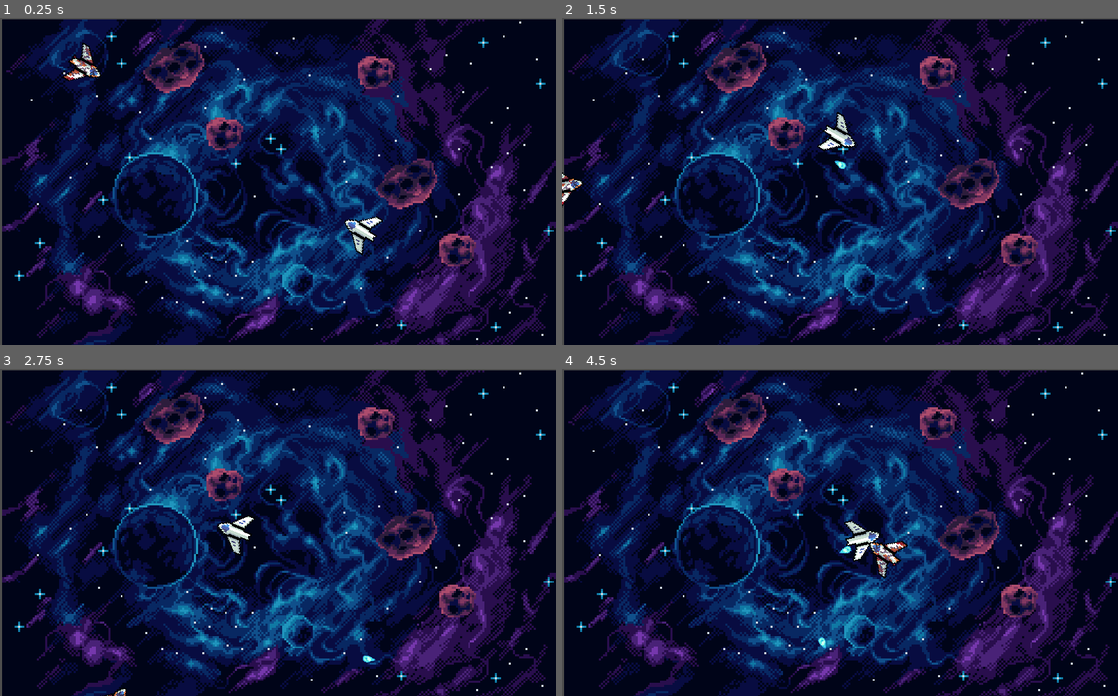
Above: before the commit, frames 1-4 (two rows, left to right).
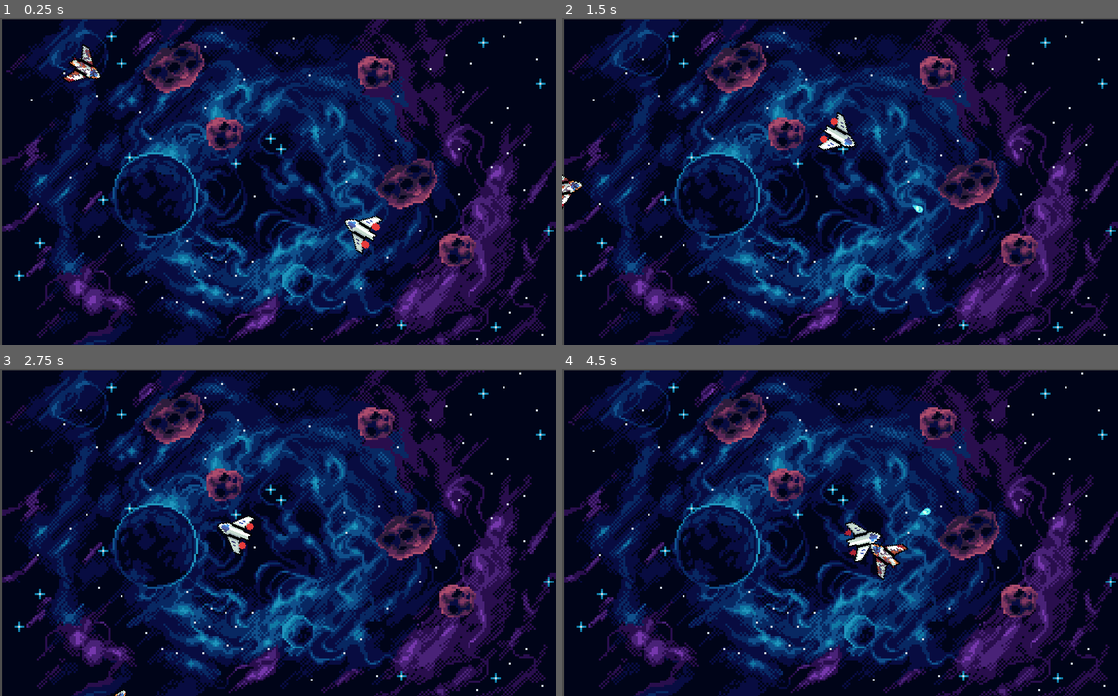
Above: after the commit, the same moments.

Repository: RoDev307/GodotTestGame
Game: Godot game, scene res://Escenas/nivel.tscn
Two runs of this game, one before a commit and one after it. Both use one fixed random seed, a clock stepped at 60 frames per second and the inputs below.
Inputs (mouse positions are in pixels of both pictures, inside the frame that each line leads up to):
- Up to frame 1 (0.25 s): no input
- Up to frame 2 (1.5 s): move the mouse to (812, 246) at 0.52 s; hold W (Up) from 0.53 s (still down); click (812, 246) at 0.6 s; move the mouse to (1006, 230) at 1.27 s; click (1006, 230) at 1.35 s
- Up to frame 3 (2.75 s): move the mouse to (111, 483) at 2.02 s; release W (Up) at 2.03 s; hold A (Left) from 2.03 s (still down); click (111, 483) at 2.1 s
- Up to frame 4 (4.5 s): move the mouse to (867, 532) at 2.77 s; click (867, 532) at 2.85 s; move the mouse to (756, 450) at 3.52 s; release A (Left) at 3.53 s; hold S (Down) 3.53-4.28 s; click (756, 450) at 3.6 s; move the mouse to (962, 516) at 4.27 s; hold D (Right) from 4.28 s (still down); click (962, 516) at 4.35 s

The runs differ from the first frame. In frame 1, 0.5% of the frame differs, in the area x 11-69%, y 7-73%; in frame 2, 0.3%; in frame 3, 0.1%; in frame 4, 0.7%, in the area x 46-67%, y 42-86%.

Commit message:
Added_animations

Diff:
--- /dev/null
+++ b/nuevo-proyecto-de-juego/Escenas/bullet.gd
@@ -0,0 +1,8 @@
+class_name bullet
+extends RigidBody2D
+
+
+func _on_body_entered(body):
+	if body.is_in_group("enemy"):
+		print("enemy hit")
+		queue_free()
--- a/nuevo-proyecto-de-juego/Escenas/bullet.tscn
+++ b/nuevo-proyecto-de-juego/Escenas/bullet.tscn
@@ -1,21 +1,22 @@
 [gd_scene load_steps=4 format=3 uid="uid://775hs7cyo47h"]
 
-[ext_resource type="Script" path="res://bullet.gd" id="1_lgw4e"]
+[ext_resource type="Script" path="res://Escenas/bullet.gd" id="1_ay2sy"]
 [ext_resource type="Texture2D" uid="uid://c8ifpcoqdl5ey" path="res://Assets/Bullet.png" id="2_iiej0"]
 
 [sub_resource type="CircleShape2D" id="CircleShape2D_cvt86"]
 radius = 4.0
 
 [node name="Bullet" type="RigidBody2D"]
-script = ExtResource("1_lgw4e")
+gravity_scale = 0.0
+contact_monitor = true
+max_contacts_reported = 1
+script = ExtResource("1_ay2sy")
 
 [node name="Bullet" type="Sprite2D" parent="."]
+rotation = 1.5708
 texture = ExtResource("2_iiej0")
 
 [node name="CollisionShape2D" type="CollisionShape2D" parent="."]
 shape = SubResource("CircleShape2D_cvt86")
-disabled = true
 
-[node name="Timer" type="Timer" parent="."]
-
-[connection signal="timeout" from="Timer" to="." method="_on_timer_timeout"]
+[connection signal="body_entered" from="." to="." method="_on_body_entered"]
--- a/nuevo-proyecto-de-juego/Escenas/enemy.tscn
+++ b/nuevo-proyecto-de-juego/Escenas/enemy.tscn
@@ -6,7 +6,7 @@
 [sub_resource type="CircleShape2D" id="CircleShape2D_ct8cs"]
 radius = 12.0
 
-[node name="Enemy" type="CharacterBody2D"]
+[node name="Enemy" type="CharacterBody2D" groups=["enemy"]]
 position = Vector2(410, 248)
 scale = Vector2(2, 2)
 script = ExtResource("1_qkc1j")
--- a/nuevo-proyecto-de-juego/Escenas/navesita.gd
+++ b/nuevo-proyecto-de-juego/Escenas/navesita.gd
@@ -3,25 +3,64 @@
 
 @export var speed = 300
 @export var dash_accel = 100
-@export var bulletSpeed = 500
-const ESCENABALA = preload("res://Escenas/bullet.tscn")
+@export var bullet_speed = 1000
+@export var fire_rate = 0.2
+
+
+@onready var PropulsorAnim = $AnimationPlayer
+@onready var AnimTree : AnimationTree = $AnimationTree
+#@onready var Shield_anim = $Shield
+var ESCENABALA = preload("res://Escenas/bullet.tscn")
+
+func _ready() -> void:
+	AnimTree.active = true
+
+func bulletShot():
+	var instanciabullet = ESCENABALA.instantiate()
+	instanciabullet.position = $bulletpoint.get_global_position()
+	instanciabullet.rotation_degrees = rotation_degrees
+	instanciabullet.apply_impulse(Vector2(bullet_speed,0).rotated(rotation))
+	get_tree().get_root().add_child(instanciabullet)
+
+
+func MouseFollow():
+	look_at(get_global_mouse_position())
+	pass
+
 
 func _process(delta: float) -> void:
-	look_at(get_global_mouse_position())
-	rotation_degrees += 90
+	MouseFollow()
+	updateAnimParameters()
+	if Input.is_action_just_pressed("Click"):
+		bulletShot()
+
 	pass
 
+
 func _physics_process(delta: float):
+	movement()
+	pass
+
+
+func movement():
 	var directionX = Input.get_axis("Left","Right")
 	velocity.x = speed * directionX
 	var directionY = Input.get_axis("Up", "Down")
 	velocity.y = speed * directionY
 	move_and_slide()
-	if Input.is_action_just_pressed("Click"):
-		bulletShot()
+
 	pass
 
-func bulletShot():
-	var instanciabullet = ESCENABALA.instantiate()
-	instanciabullet.position = $Sprite2D.position
-	add_child(instanciabullet)
+func updateAnimParameters():
+	if (velocity == Vector2.ZERO):
+		AnimTree["parameters/conditions/idle"] = true
+		AnimTree["parameters/conditions/is_moving"] = false
+	else:
+		PropulsorVisible()
+		AnimTree["parameters/conditions/idle"] = false
+		AnimTree["parameters/conditions/is_moving"] = true
+
+	pass
+
+func PropulsorVisible():
+	$Propulsor.visible = !$Propulsor.visible
--- a/nuevo-proyecto-de-juego/Escenas/navesita.tscn
+++ b/nuevo-proyecto-de-juego/Escenas/navesita.tscn
@@ -1,18 +1,153 @@
-[gd_scene load_steps=4 format=3 uid="uid://cy8cfcpyyjdcf"]
+[gd_scene load_steps=18 format=3 uid="uid://cy8cfcpyyjdcf"]
 
 [ext_resource type="Texture2D" uid="uid://b6wggk8ubd3w7" path="res://Assets/Main Ship/Main Ship - Bases/PNGs/Main Ship - Base - Full health.png" id="1_fkp7u"]
 [ext_resource type="Script" path="res://Escenas/navesita.gd" id="1_g3thx"]
+[ext_resource type="Texture2D" uid="uid://bgf2qit2ow020" path="res://Assets/Main Ship/Main Ship - Engine Effects/PNGs/Main Ship - Engines - Base Engine - Idle.png" id="3_sl1ye"]
+[ext_resource type="Texture2D" uid="uid://c50fdc8ixs8ej" path="res://Assets/Main Ship/Main Ship - Engine Effects/PNGs/Main Ship - Engines - Base Engine - Powering.png" id="4_qiaqp"]
 
 [sub_resource type="CapsuleShape2D" id="CapsuleShape2D_8nhsd"]
 radius = 4.0
 height = 18.0
 
-[node name="Navesita" type="CharacterBody2D"]
+[sub_resource type="Animation" id="Animation_q3spu"]
+resource_name = "Idle"
+length = 0.3
+loop_mode = 1
+tracks/0/type = "value"
+tracks/0/imported = false
+tracks/0/enabled = true
+tracks/0/path = NodePath("Propulsor:frame")
+tracks/0/interp = 1
+tracks/0/loop_wrap = true
+tracks/0/keys = {
+"times": PackedFloat32Array(0, 0.1, 0.2),
+"transitions": PackedFloat32Array(1, 1, 1),
+"update": 1,
+"values": [0, 1, 2]
+}
+
+[sub_resource type="Animation" id="Animation_hgrps"]
+resource_name = "Moving"
+length = 0.4
+loop_mode = 1
+tracks/0/type = "value"
+tracks/0/imported = false
+tracks/0/enabled = true
+tracks/0/path = NodePath("PropulsorMoving:frame")
+tracks/0/interp = 1
+tracks/0/loop_wrap = true
+tracks/0/keys = {
+"times": PackedFloat32Array(0, 0.1, 0.2, 0.3),
+"transitions": PackedFloat32Array(1, 1, 1, 1),
+"update": 1,
+"values": [1, 0, 2, 3]
+}
+
+[sub_resource type="Animation" id="Animation_4ufpn"]
+length = 0.001
+tracks/0/type = "value"
+tracks/0/imported = false
+tracks/0/enabled = true
+tracks/0/path = NodePath("Propulsor:frame")
+tracks/0/interp = 1
+tracks/0/loop_wrap = true
+tracks/0/keys = {
+"times": PackedFloat32Array(0),
+"transitions": PackedFloat32Array(1),
+"update": 1,
+"values": [0]
+}
+tracks/1/type = "value"
+tracks/1/imported = false
+tracks/1/enabled = true
+tracks/1/path = NodePath("PropulsorMoving:frame")
+tracks/1/interp = 1
+tracks/1/loop_wrap = true
+tracks/1/keys = {
+"times": PackedFloat32Array(0),
+"transitions": PackedFloat32Array(1),
+"update": 1,
+"values": [0]
+}
+
+[sub_resource type="AnimationLibrary" id="AnimationLibrary_bo7qy"]
+_data = {
+"Idle": SubResource("Animation_q3spu"),
+"Moving": SubResource("Animation_hgrps"),
+"RESET": SubResource("Animation_4ufpn")
+}
+
+[sub_resource type="AnimationNodeAnimation" id="AnimationNodeAnimation_0eph0"]
+animation = &"Idle"
+
+[sub_resource type="AnimationNodeBlendSpace2D" id="AnimationNodeBlendSpace2D_6br6v"]
+blend_point_0/node = SubResource("AnimationNodeAnimation_0eph0")
+blend_point_0/pos = Vector2(0, 0)
+blend_mode = 1
+
+[sub_resource type="AnimationNodeAnimation" id="AnimationNodeAnimation_dtktj"]
+animation = &"Moving"
+
+[sub_resource type="AnimationNodeBlendSpace2D" id="AnimationNodeBlendSpace2D_pkp6o"]
+blend_point_0/node = SubResource("AnimationNodeAnimation_dtktj")
+blend_point_0/pos = Vector2(0, 0)
+blend_mode = 1
+
+[sub_resource type="AnimationNodeStateMachineTransition" id="AnimationNodeStateMachineTransition_fudu8"]
+advance_mode = 2
+
+[sub_resource type="AnimationNodeStateMachineTransition" id="AnimationNodeStateMachineTransition_dk5f7"]
+advance_mode = 2
+advance_condition = &"is_moving"
+
+[sub_resource type="AnimationNodeStateMachineTransition" id="AnimationNodeStateMachineTransition_wi4bn"]
+advance_mode = 2
+advance_condition = &"idle"
+
+[sub_resource type="AnimationNodeStateMachine" id="AnimationNodeStateMachine_qvt5m"]
+states/Idle/node = SubResource("AnimationNodeBlendSpace2D_6br6v")
+states/Idle/position = Vector2(336, 89)
+states/Moving/node = SubResource("AnimationNodeBlendSpace2D_pkp6o")
+states/Moving/position = Vector2(548, 89)
+states/Start/position = Vector2(169, 89)
+transitions = ["Start", "Idle", SubResource("AnimationNodeStateMachineTransition_fudu8"), "Idle", "Moving", SubResource("AnimationNodeStateMachineTransition_dk5f7"), "Moving", "Idle", SubResource("AnimationNodeStateMachineTransition_wi4bn")]
+graph_offset = Vector2(0, -45)
+
+[node name="Navesita" type="CharacterBody2D" groups=["player"]]
 scale = Vector2(2, 2)
+motion_mode = 1
 script = ExtResource("1_g3thx")
 
 [node name="Sprite2D" type="Sprite2D" parent="."]
+rotation = 1.5708
 texture = ExtResource("1_fkp7u")
 
 [node name="CollisionShape2D" type="CollisionShape2D" parent="."]
+rotation = 1.5708
 shape = SubResource("CapsuleShape2D_8nhsd")
+
+[node name="bulletpoint" type="Marker2D" parent="."]
+position = Vector2(16, 0)
+
+[node name="Propulsor" type="Sprite2D" parent="."]
+rotation = 1.5708
+texture = ExtResource("3_sl1ye")
+hframes = 3
+
+[node name="AnimationPlayer" type="AnimationPlayer" parent="."]
+libraries = {
+"": SubResource("AnimationLibrary_bo7qy")
+}
+
+[node name="PropulsorMoving" type="Sprite2D" parent="."]
+rotation = 1.5708
+texture = ExtResource("4_qiaqp")
+hframes = 4
+
+[node name="AnimationTree" type="AnimationTree" parent="."]
+tree_root = SubResource("AnimationNodeStateMachine_qvt5m")
+anim_player = NodePath("../AnimationPlayer")
+parameters/conditions/idle = false
+parameters/conditions/is_moving = false
+parameters/Idle/blend_position = Vector2(0, 0)
+parameters/Moving/blend_position = Vector2(-0.335013, -0.553192)
--- a/nuevo-proyecto-de-juego/Escenas/nivel.tscn
+++ b/nuevo-proyecto-de-juego/Escenas/nivel.tscn
@@ -8,8 +8,7 @@
 [node name="Nivel" type="Node2D"]
 
 [node name="Navesita" parent="." instance=ExtResource("2_6jmod")]
-position = Vector2(407, 241)
-motion_mode = 1
+position = Vector2(407, 238)
 speed = 330
 
 [node name="CanvasLayer" parent="." instance=ExtResource("1_afq2v")]
--- a/nuevo-proyecto-de-juego/bullet.gd
+++ /dev/null
@@ -1,15 +0,0 @@
-class_name bullet
-extends RigidBody2D
-
-@export var OutOfWindow = 1000
-
-# Called when the node enters the scene tree for the first time.
-func _process(delta: float) -> void:
-	if position.y > OutOfWindow:
-		queue_free()
-	pass # Replace with function body.
-
-
-func _on_timer_timeout() -> void:
-	$CollisionShape2D.disabled
-	pass # Replace with function body.
--- a/nuevo-proyecto-de-juego/project.godot
+++ b/nuevo-proyecto-de-juego/project.godot
@@ -50,6 +50,11 @@
 "events": [Object(InputEventMouseButton,"resource_local_to_scene":false,"resource_name":"","device":-1,"window_id":0,"a …(253 unchanged characters)…
 ]
 }
+R_click={
+"deadzone": 0.5,
+"events": [Object(InputEventMouseButton,"resource_local_to_scene":false,"resource_name":"","device":-1,"window_id":0,"alt_pressed":false,"shift_pressed":false,"ctrl_pressed":false,"meta_pressed":false,"button_mask":0,"position":Vector2(0, 0),"global_position":Vector2(0, 0),"factor":1.0,"button_index":2,"canceled":false,"pressed":false,"double_click":false,"script":null)
+]
+}
 
 [rendering]
 
Binary file added: nuevo-proyecto-de-juego/Assets/Shield.gif
